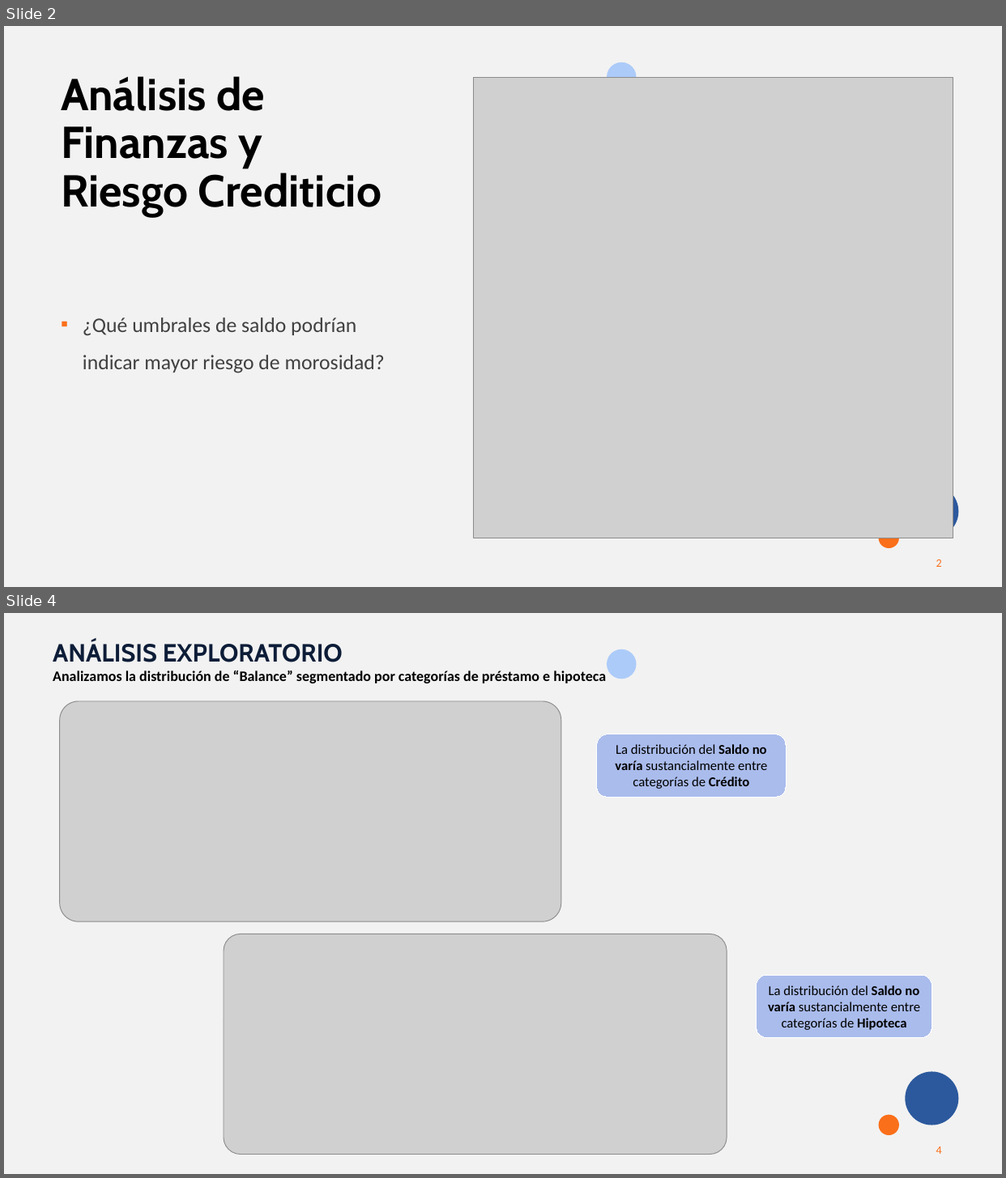
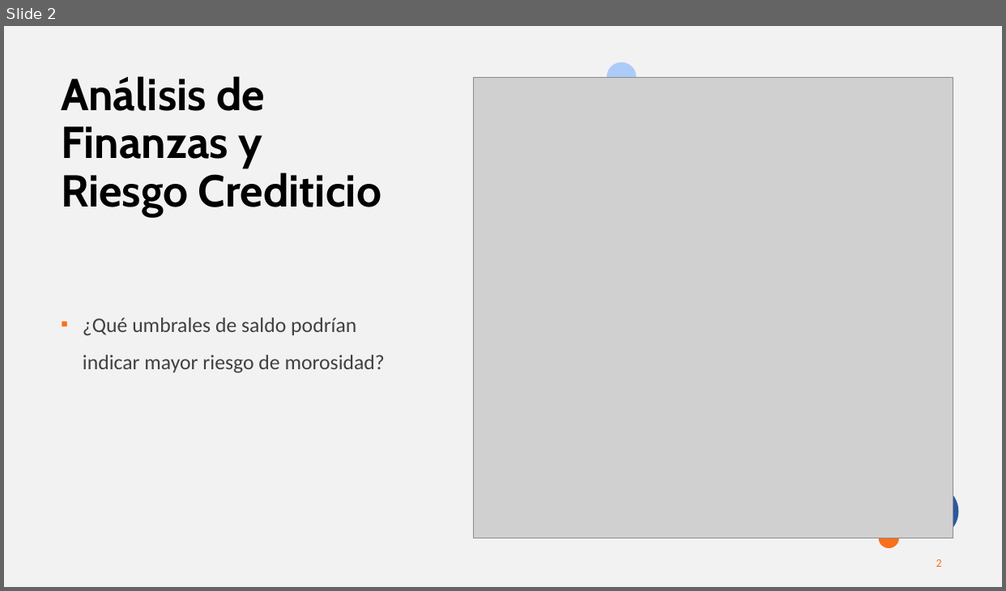
Before and after one commit to MarinaTorba/PersonalDataProrjects, a slide deck: Equip_B/results/S3_Presentacion_Finanzas.pptx. Shown one above the other, each under a label of ours: slides 2 and 4 before the commit, slide 2 after it; the slides between them are not shown. The pictures are 1006x1178 and 1006x591 pixels, drawn with LibreOffice and Linux fonts; fonts in the diff are those of the drawing; grey boxes stand for pictures. Boxes give left, top, right and bottom in pixels: in the first picture for what was removed or moved away, otherwise in the second. Text is boxed around its words. In the diff, an @@ line names an element or a change of style, - is before the commit and + after.

```diff
--- a/Equip_B/results/S3_Presentacion_Finanzas.pptx
+++ b/Equip_B/results/S3_Presentacion_Finanzas.pptx
@@ slide 4 removed at (x1=4, y1=613, x2=1002, y2=1174), background #F2F2F2; not listed: 4 template elements that a slide beside it also shows @@
@@ text removed at (x1=53, y1=641, x2=606, y2=683) @@
-ANÁLISIS EXPLORATORIO
-Analizamos la distribución de “Balance” segmentado por categorías de préstamo e hipoteca
@@ picture removed at (x1=59, y1=701, x2=561, y2=922) @@
@@ rounded rectangle removed at (x1=597, y1=735, x2=786, y2=797) @@
-La distribución del Saldo no varía sustancialmente entre categorías de Crédito
@@ picture removed at (x1=224, y1=934, x2=727, y2=1154) @@
@@ rounded rectangle removed at (x1=756, y1=975, x2=932, y2=1038) @@
-La distribución del Saldo no varía sustancialmente entre categorías de Hipoteca
@@ rectangle removed at (x1=4, y1=1137, x2=214, y2=1174) @@
```
Also in this commit, not shown: 3 slides changed, 3 slides added, 3 other slides removed, 1 other file.
